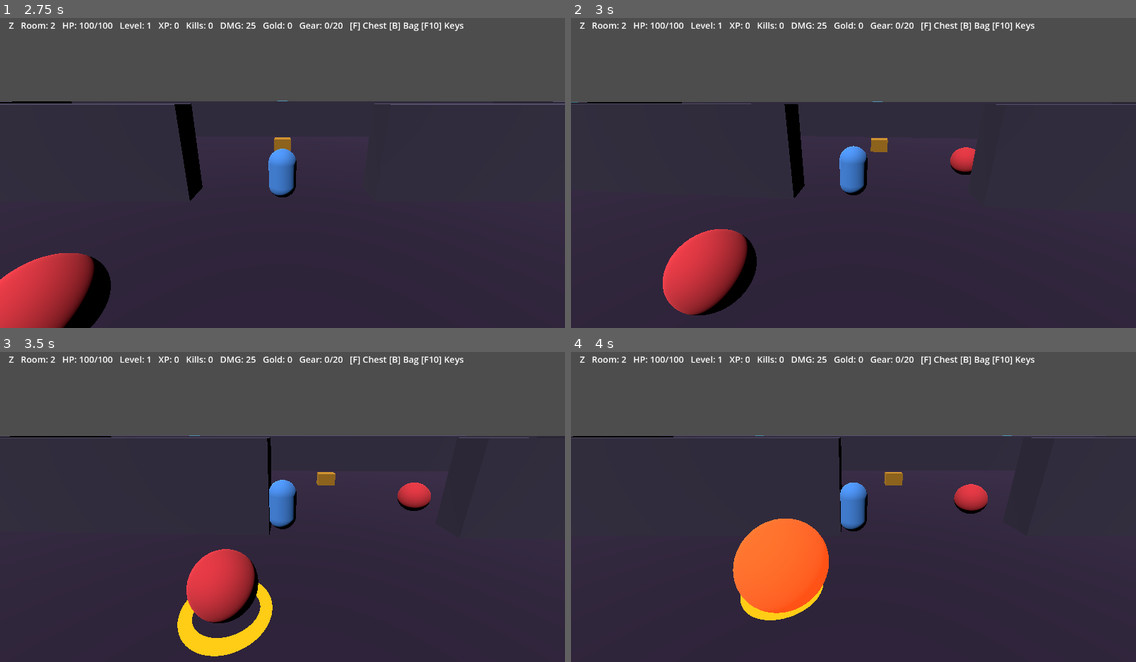
Above: before the commit, frames 1-4 (two rows, left to right).
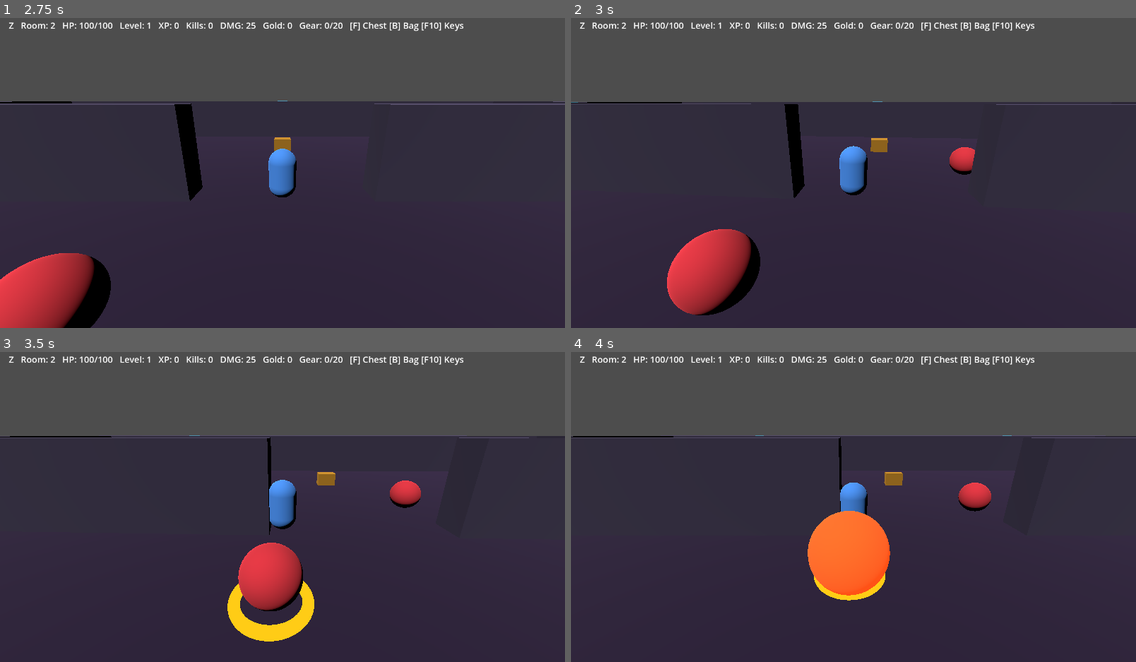
Above: after the commit, the same moments.

Repository: ericgantor-cyber/Moonfall
Game: Godot game, scene res://main.tscn
The game is run twice, just before and just after one commit, with the same random seed, the same clock (stepped at 60 frames per second) and the same inputs.
Inputs (mouse positions are in pixels of both pictures, inside the frame that each line leads up to):
- Up to frame 1 (2.75 s): click "Play as Z" at 0.5 s; tap Enter at 1.25 s; move the mouse to (254, 231) at 1.27 s; hold W 1.28-2 s; tap Q at 1.35 s; click (254, 231) at 1.42 s; tap Space at 1.52 s; drag from (452, 216) to (254, 231) at 2.02 s
- Up to frame 2 (3 s): move the mouse to (684, 120) at 2.77 s; hold A from 2.78 s (still down); tap F at 2.85 s
- Up to frame 3 (3.5 s): keep holding A
- Up to frame 4 (4 s): release A at 3.5 s; drag from (881, 503) to (684, 454) at 3.52 s

Frame 1 is identical in both runs. In frame 2, 0.8% of the frame differs, in the area x 16-72%, y 41-96%; in frame 3, 6.2%; in frame 4, 7.1%, in the area x 28-75%, y 42-87%.

Commit message:
Add three escalating boss phases and charger enemy archetype

Diff:
--- a/Moonfall3D/scripts/game.gd
+++ b/Moonfall3D/scripts/game.gd
@@ -510,6 +510,15 @@
         var diff: Vector3 = destination - mob.position
         diff.y = 0.0
         var boss: bool = mob.get_meta("boss")
+        var phase: int = int(mob.get_meta("phase", 1))
+        if boss:
+            var health_fraction: float = float(mob.get_meta("hp")) / maxf(1.0, float(mob.get_meta("max_hp")))
+            var new_phase := 3 if health_fraction <= 0.30 else (2 if health_fraction <= 0.65 else 1)
+            if new_phase > phase:
+                phase = new_phase
+                mob.set_meta("phase", phase)
+                _school_effect(mob.position, 4 if phase == 3 else 2)
+                _cast_notice("BOSS PHASE %d!" % phase)
         var reach := 2.8 if boss else 1.7
         if diff.length() > reach:
             var steering: Vector3 = diff.normalized()
@@ -557,10 +566,12 @@
                 dead = hp <= 0.0
         if boss and ability_cd <= 0.0 and windup <= 0.0 and actual_distance < 8.0 and actual_distance > reach and _has_clear_path(mob.position + Vector3.UP, player.position + Vector3.UP):
             var kind: int = randi_range(0, 1)
+            if phase >= 3:
+                kind = 1
             mob.set_meta("attack_kind", kind)
             mob.set_meta("attack_position", player.position if kind == 0 else mob.position + (player.position - mob.position).normalized() * 4.0)
-            windup = 1.1 if kind == 0 else 0.75
-            ability_cd = 5.0 if kind == 0 else 3.5
+            windup = (1.1 if kind == 0 else 0.75) * (0.75 if phase >= 3 else (0.9 if phase == 2 else 1.0))
+            ability_cd = (5.0 if kind == 0 else 3.5) * (0.65 if phase >= 3 else (0.82 if phase == 2 else 1.0))
             _boss_warning(mob.get_meta("attack_position"), kind)
         elif not boss and ability_cd <= 0.0 and actual_distance < 7.0 and actual_distance > reach and _has_clear_path(mob.position + Vector3.UP, player.position + Vector3.UP):
             if int(mob.get_meta("kind")) == 1:
@@ -568,6 +579,16 @@
                 retreat.y = 0.0
                 if retreat.length_squared() > 0.01:
                     mob.position += retreat.normalized() * minf(2.0, dt * 6.0)
+            elif int(mob.get_meta("kind")) == 2:
+                # Chargers close the gap in a short bounded dash.
+                var rush: Vector3 = player.position - mob.position
+                rush.y = 0.0
+                if rush.length_squared() > 0.1:
+                    var step: Vector3 = rush.normalized() * minf(2.5, rush.length())
+                    if _has_clear_path(mob.position + Vector3.UP, mob.position + step + Vector3.UP):
+                        mob.position += step
+                        mob.position.x = clampf(mob.position.x, -ARENA, ARENA)
+                        mob.position.z = clampf(mob.position.z, -ARENA, ARENA)
             ability_cd = 4.0
         mob.set_meta("windup", windup)
         mob.set_meta("ability_cd", ability_cd)
@@ -613,7 +634,9 @@
         mob.position.z += -3.0 if mob.position.z > 0 else 3.0
     mob.set_meta("hp", 600.0 + level * 70.0 if boss else 45.0 + level * 10.0)
     mob.set_meta("boss", boss)
-    mob.set_meta("kind", randi_range(0, 1))
+    mob.set_meta("max_hp", 600.0 + level * 70.0 if boss else 45.0 + level * 10.0)
+    mob.set_meta("phase", 1)
+    mob.set_meta("kind", randi_range(0, 2))
     mob.set_meta("hit_cd", 0.0)
     mob.set_meta("ability_cd", randf_range(3.0, 6.0))
     mob.set_meta("strafe_sign", -1.0 if randf() < 0.5 else 1.0)
